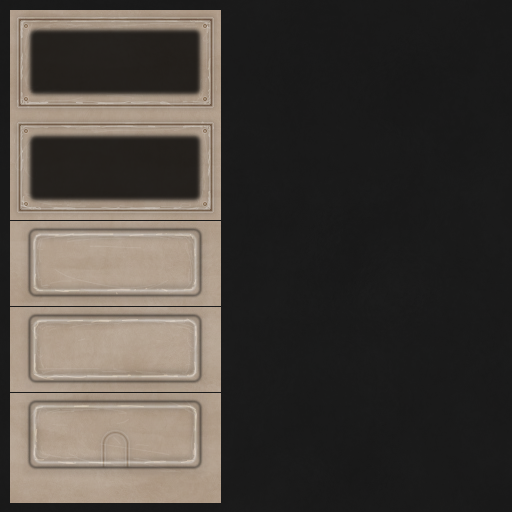
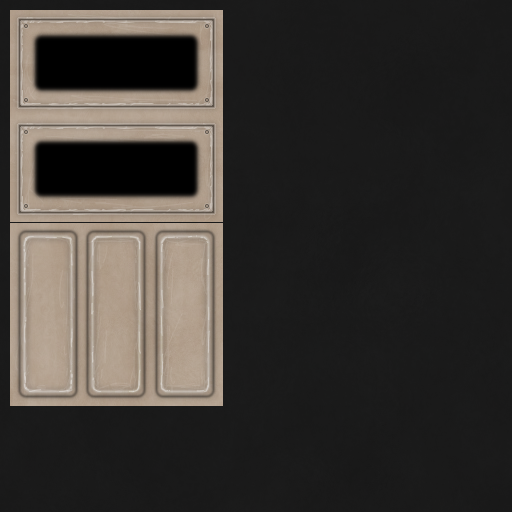
Layers edited between the first and the second w=512, h=512 image:
"ao": opacity 80% → 100%, painted on it over [10, 10, 223, 480]
painted on "high 2" over [23, 233, 210, 465]
painted on "high 1" over [21, 231, 212, 466]
painted on "low 1" over [16, 226, 217, 471]
removed group "d1" (1st of 2) (2 layers) (was overlay, 20%) over [101, 430, 130, 467]
removed layer "d1" (2nd of 2, in "d1") from group "d1" over [103, 432, 128, 467]
removed layer "d1 high" (was 50%) from group "d1" over [101, 430, 130, 466]
removed layer "d1 grime" (was 10%) over [93, 422, 138, 476]
"b" (1st of 4): blend overlay → pass through over [14, 16, 217, 215]
painted on "b" (2nd of 4, in "b") over [19, 19, 214, 213]
painted on "higher" over [14, 16, 217, 215]
painted on "b high" over [17, 17, 216, 215]
painted on "grime 2" over [12, 13, 215, 473]
painted on "grime 1" over [10, 10, 223, 473]
painted on "wear" (1st of 2) over [10, 10, 223, 503]
renamed "n" to "b", painted on it over [10, 10, 223, 503]
